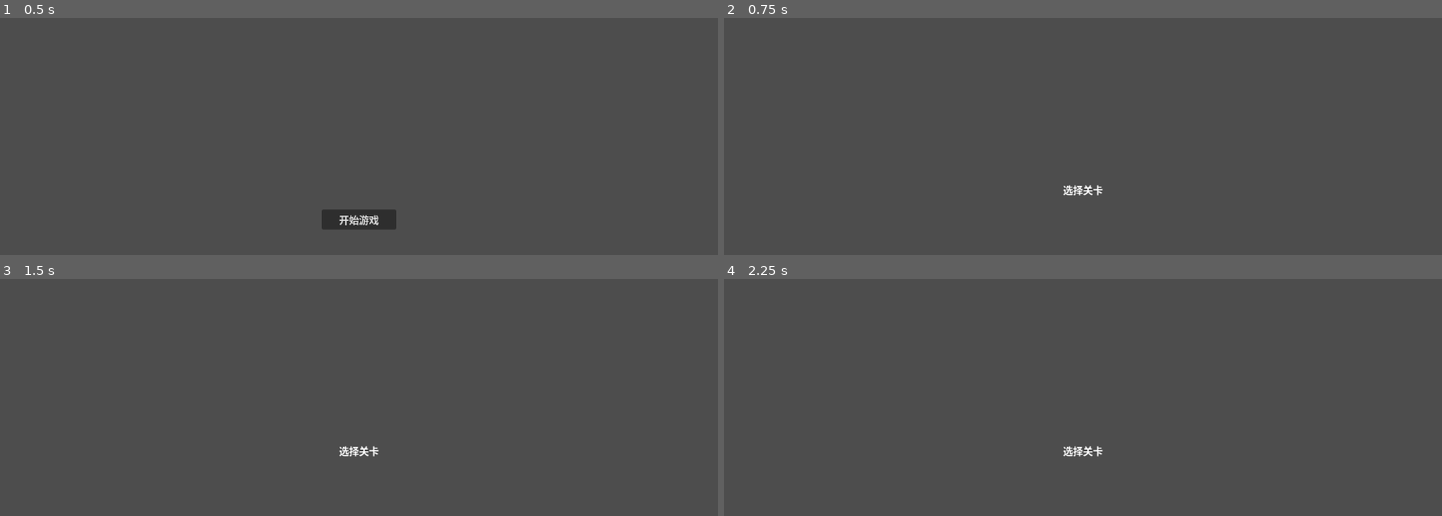
Above: before the commit, frames 1-4 (two rows, left to right).
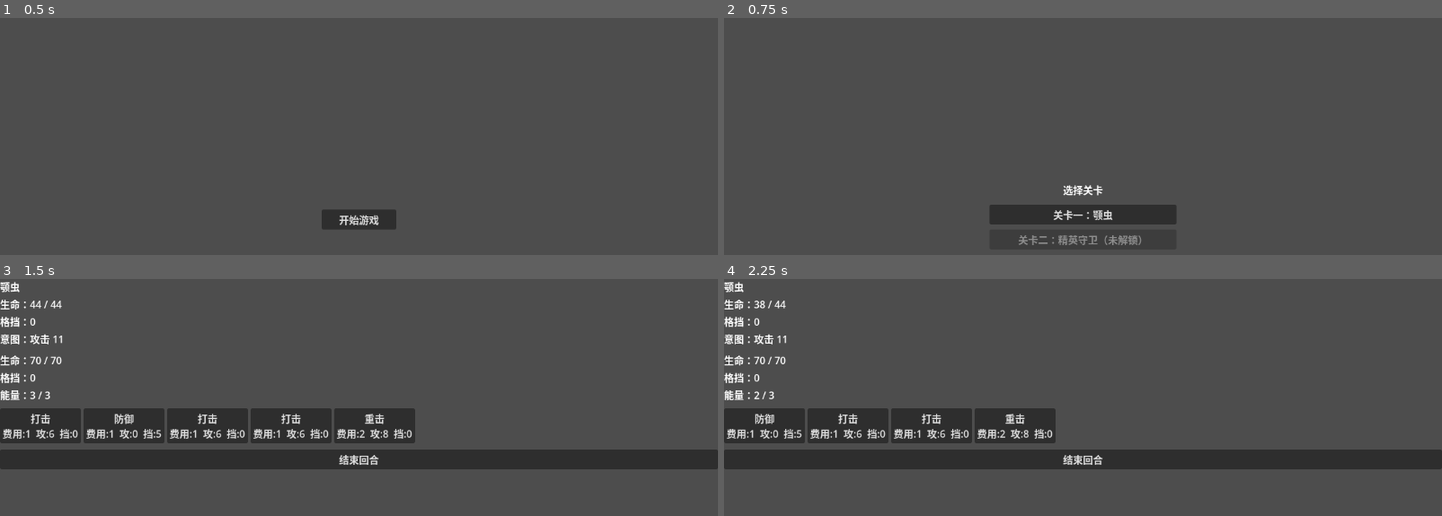
Above: after the commit, the same moments.

Repository: archer47-qingmei/AIGameTest2
Game: Godot game, scene res://menu/MainMenu.tscn
The game is run twice, just before and just after one commit, with the same random seed, the same clock (stepped at 60 frames per second) and the same inputs.
Inputs (mouse positions are in pixels of both pictures, inside the frame that each line leads up to):
- Up to frame 1 (0.5 s): no input
- Up to frame 2 (0.75 s): click "开始游戏" at 0.5 s
- Up to frame 3 (1.5 s): click (359, 475) at 1.25 s, where only the run after the commit has a clickable "关卡一：颚虫"
- Up to frame 4 (2.25 s): click (767, 425) at 2 s, where only the run after the commit has a clickable "打击 费用:1 攻:6 挡:0"

Frame 1 is identical in both runs. In frame 2, 2.4% of the frame differs, in the area x 37-63%, y 78-96%; in frame 3, 17%, in the area x 0-100%, y 1-81%; in frame 4, 16%.
Error before the commit: Cannot call method 'add_child' on a null value. (res://map/MapScreen.gd:18)

Commit message:
fix: correct NodeContainer path in MapScreen, use @onready

Diff:
--- a/map/MapScreen.gd
+++ b/map/MapScreen.gd
@@ -1,6 +1,8 @@
 extends Control
 
 const NODE_LABELS: Array[String] = ["关卡一：颚虫", "关卡二：精英守卫"]
+
+@onready var _node_container: VBoxContainer = $VBoxContainer/NodeContainer
 
 func _ready() -> void:
 	var current: int = GameManager.player_state.current_node
@@ -15,4 +17,4 @@
 		else:
 			btn.text = NODE_LABELS[i] + "（未解锁）"
 			btn.disabled = true
-		$NodeContainer.add_child(btn)
+		_node_container.add_child(btn)
